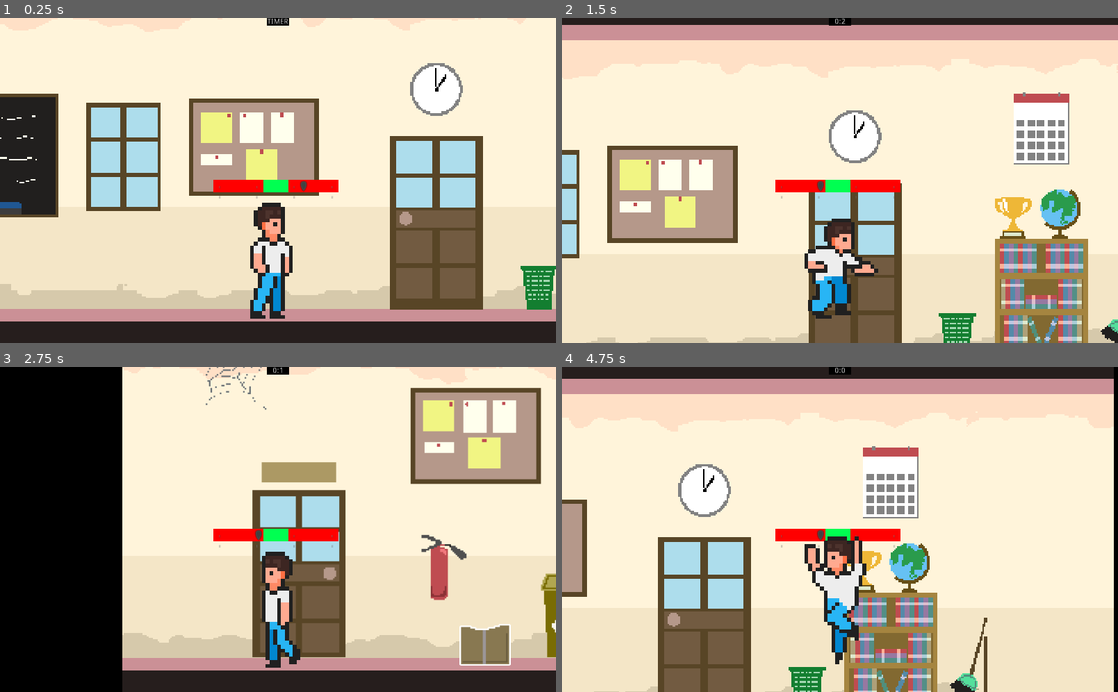
Above: before the commit, frames 1-4 (two rows, left to right).
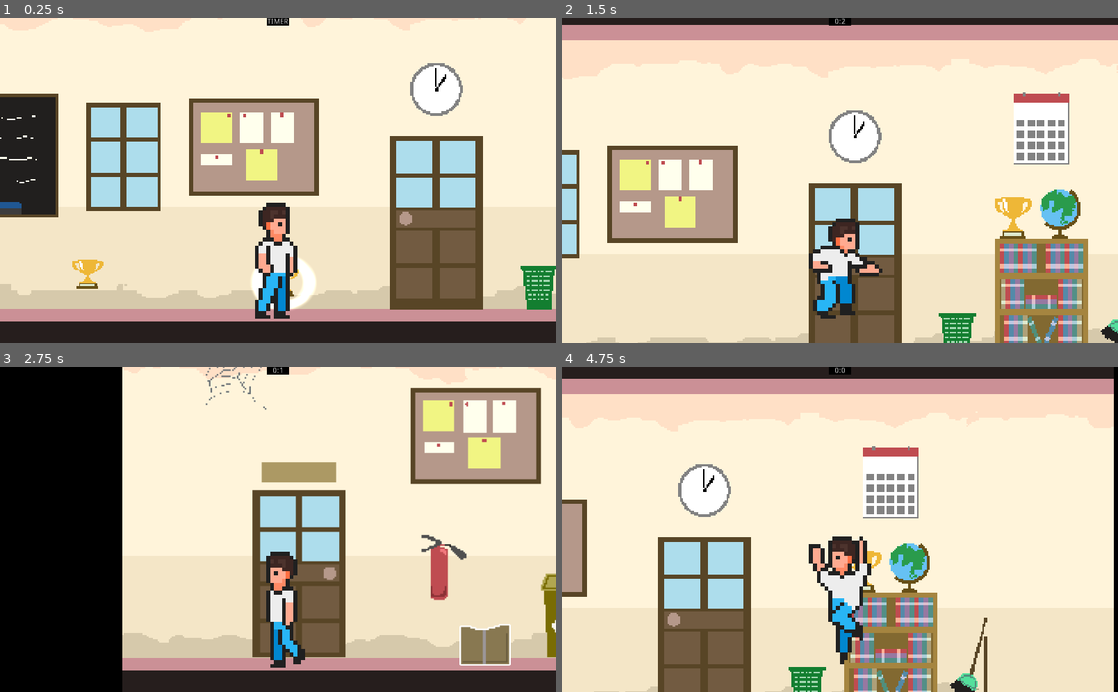
Above: after the commit, the same moments.

Repository: beyondchan28/GGJMakeMeLaugh
Game: Godot game, scene res://Scenes/World.tscn
Two runs of this game, one before a commit and one after it. Both use one fixed random seed, a clock stepped at 60 frames per second and the inputs below. The engine's default icon, where the game draws it, is replaced by a stand-in: a white triangle on a blue panel in a dark square.
Inputs (mouse positions are in pixels of both pictures, inside the frame that each line leads up to):
- Up to frame 1 (0.25 s): no input
- Up to frame 2 (1.5 s): move the mouse to (962, 164) at 0.52 s; hold Space (throw) 0.53-1.28 s; hold D (right) from 0.53 s (still down); tap P (interact) at 0.6 s; click (962, 164) at 0.67 s; tap W (jump) at 0.77 s; move the mouse to (728, 196) at 1.27 s; tap Space (throw) at 1.35 s
- Up to frame 3 (2.75 s): tap W (jump) at 1.52 s; tap P (interact) at 1.55, 2.1 s; move the mouse to (333, 458) at 2.02 s; release D (right) at 2.03 s; hold A (left) from 2.03 s (still down); hold Space (throw) from 2.03 s (still down)
- Up to frame 4 (4.75 s): move the mouse to (812, 594) at 2.77 s; release A (left) at 2.78 s; release Space (throw) at 2.78 s; hold D (right) 2.78-4.28 s; tap Space (throw) at 2.85, 4.35 s; click (812, 594) at 2.92 s; tap W (jump) at 3.02, 3.77, 4.52 s; tap P (interact) at 3.05, 3.6, 4.55 s; move the mouse to (1006, 578) at 3.52 s; hold Space (throw) 3.53-4.28 s; move the mouse to (673, 480) at 4.27 s; hold A (left) from 4.28 s (still down)

The runs differ from the first frame. In frame 1, 3.1% of the frame differs, in the area x 13-61%, y 49-93%; in frame 2, 2.2%; in frame 3, 2.3%; in frame 4, 2.5%.

Commit message:
core gameplay done

Diff:
--- a/Scenes/Classroom.tscn
+++ b/Scenes/Classroom.tscn
@@ -1,10 +1,11 @@
-[gd_scene load_steps=13 format=2]
+[gd_scene load_steps=16 format=2]
 
 [ext_resource path="res://Assets/Environment/pixelated_classroomprops.png" type="Texture" id=1]
 [ext_resource path="res://Scripts/door.gd" type="Script" id=2]
 [ext_resource path="res://Dialogues/player.tres" type="Resource" id=3]
+[ext_resource path="res://Scripts/sit_area.gd" type="Script" id=4]
 [ext_resource path="res://Scripts/dialogue_trigger.gd" type="Script" id=5]
-[ext_resource path="res://icon.png" type="Texture" id=6]
+[ext_resource path="res://Scenes/Pickup.tscn" type="PackedScene" id=6]
 [ext_resource path="res://Assets/Environment/pixelated_background.png" type="Texture" id=7]
 
 [sub_resource type="AtlasTexture" id=1]
@@ -21,10 +22,17 @@
 [sub_resource type="RectangleShape2D" id=5]
 extents = Vector2( 10, 300 )
 
+[sub_resource type="CapsuleShape2D" id=7]
+radius = 18.0
+height = 100.0
+
 [sub_resource type="RectangleShape2D" id=4]
 
 [sub_resource type="RectangleShape2D" id=6]
 extents = Vector2( 50, 150 )
+
+[sub_resource type="RectangleShape2D" id=8]
+extents = Vector2( 20, 20 )
 
 [node name="Classroom" type="Node2D"]
 
@@ -57,12 +65,16 @@
 position = Vector2( 675, -244 )
 shape = SubResource( 5 )
 
-[node name="Enemy" type="Sprite" parent="."]
-position = Vector2( 120, 366 )
-texture = ExtResource( 6 )
+[node name="Enemy" type="Area2D" parent="."]
+position = Vector2( 138, 417 )
+collision_layer = 4
+collision_mask = 4
+
+[node name="CollisionShape2D" type="CollisionShape2D" parent="Enemy"]
+shape = SubResource( 7 )
 
 [node name="Area2D" type="Area2D" parent="."]
-position = Vector2( 184, -168 )
+position = Vector2( 896, -143 )
 collision_layer = 2
 collision_mask = 2
 script = ExtResource( 5 )
@@ -85,3 +97,18 @@
 
 [node name="DoorPos" type="Position2D" parent="Doors/Door"]
 position = Vector2( -6, 153 )
+
+[node name="SitArea" type="Area2D" parent="."]
+position = Vector2( 442, 468 )
+collision_layer = 2
+collision_mask = 2
+script = ExtResource( 4 )
+
+[node name="CollisionShape2D" type="CollisionShape2D" parent="SitArea"]
+shape = SubResource( 8 )
+
+[node name="Pickup" parent="." instance=ExtResource( 6 )]
+position = Vector2( 903, 442 )
+
+[node name="Pickup2" parent="." instance=ExtResource( 6 )]
+position = Vector2( 651, 432 )
--- a/Scenes/Pickup.tscn
+++ b/Scenes/Pickup.tscn
@@ -1,22 +1,28 @@
-[gd_scene load_steps=4 format=2]
+[gd_scene load_steps=6 format=2]
 
 [ext_resource path="res://Scenes/HolyEffect.tscn" type="PackedScene" id=1]
 [ext_resource path="res://icon.png" type="Texture" id=2]
+[ext_resource path="res://Scripts/pickup.gd" type="Script" id=3]
+[ext_resource path="res://Assets/Throw Object/props_class_trophy.png" type="Texture" id=4]
 
 [sub_resource type="RectangleShape2D" id=1]
-extents = Vector2( 50, 50 )
+extents = Vector2( 30, 30 )
 
-[node name="Pickup" type="Area2D"]
-collision_layer = 2
-collision_mask = 2
+[node name="Pickup" type="Area2D" groups=["pickup_obj"]]
+collision_layer = 8
+collision_mask = 8
+script = ExtResource( 3 )
+texture = ExtResource( 4 )
 
 [node name="CollisionShape2D" type="CollisionShape2D" parent="."]
-visible = false
 shape = SubResource( 1 )
 
-[node name="Sprite2" type="Sprite" parent="."]
+[node name="Sprite" type="Sprite" parent="."]
 position = Vector2( 0, 3 )
 scale = Vector2( 0.828125, 0.6875 )
 texture = ExtResource( 2 )
 
 [node name="HolyEffect" parent="." instance=ExtResource( 1 )]
+visible = false
+
+[node name="SFX" type="AudioStreamPlayer2D" parent="."]
--- a/Scenes/Player.tscn
+++ b/Scenes/Player.tscn
@@ -1,8 +1,9 @@
-[gd_scene load_steps=33 format=2]
+[gd_scene load_steps=35 format=2]
 
 [ext_resource path="res://Scripts/player.gd" type="Script" id=1]
 [ext_resource path="res://Scripts/throw_mechanic.gd" type="Script" id=2]
 [ext_resource path="res://Assets/Player/all.png" type="Texture" id=3]
+[ext_resource path="res://Scripts/throw_object_detector.gd" type="Script" id=4]
 [ext_resource path="res://Scripts/timer.gd" type="Script" id=6]
 [ext_resource path="res://RuntimeData/runtime_data.tres" type="Resource" id=7]
 
@@ -135,6 +136,9 @@
 "name": "walk",
 "speed": 10.0
 } ]
+
+[sub_resource type="RectangleShape2D" id=52]
+extents = Vector2( 70, 70 )
 
 [node name="Player" type="KinematicBody2D"]
 collision_layer = 2
@@ -193,9 +197,10 @@
 editor_draw_drag_margin = true
 
 [node name="AnimatedSprite" type="AnimatedSprite" parent="."]
-position = Vector2( -6, -106 )
+position = Vector2( 0, -106 )
 frames = SubResource( 10 )
 animation = "idle"
+frame = 3
 playing = true
 
 [node name="CanvasLayer" type="CanvasLayer" parent="."]
@@ -221,3 +226,12 @@
 margin_right = 40.0
 margin_bottom = 14.0
 color = Color( 0, 0, 0, 1 )
+
+[node name="ThrowObjectDetector" type="Area2D" parent="."]
+collision_layer = 8
+collision_mask = 8
+script = ExtResource( 4 )
+
+[node name="CollisionShape2D" type="CollisionShape2D" parent="ThrowObjectDetector"]
+position = Vector2( 0, -75 )
+shape = SubResource( 52 )
--- a/Scenes/ThrownObject.tscn
+++ b/Scenes/ThrownObject.tscn
@@ -4,7 +4,7 @@
 [ext_resource path="res://icon.png" type="Texture" id=2]
 
 [sub_resource type="RectangleShape2D" id=1]
-extents = Vector2( 50, 10 )
+extents = Vector2( 20, 20 )
 
 [node name="ThrownObject" type="KinematicBody2D"]
 collision_layer = 8
@@ -16,5 +16,4 @@
 
 [node name="Sprite" type="Sprite" parent="."]
 position = Vector2( 0.499999, 0.499999 )
-scale = Vector2( 1.51563, 0.296875 )
 texture = ExtResource( 2 )
--- a/Scripts/door.gd
+++ b/Scripts/door.gd
@@ -14,7 +14,7 @@
 	for body in coll_bodies:
 		if body.name == "Player":
 			if Input.is_action_just_pressed("interact"):
-				print("INTERACT WITH DOOR")
+#				print("INTERACT WITH DOOR")
 				detect_doors()
 
 func detect_doors():
--- /dev/null
+++ b/Scripts/pickup.gd
@@ -0,0 +1,8 @@
+extends Area2D
+
+export(float) var diff_percentage:float = 75.0
+export(Texture) var texture: Texture
+var anger_damage: int = 5
+
+func _ready():
+	$Sprite.set_texture(texture)
--- a/Scripts/player.gd
+++ b/Scripts/player.gd
@@ -10,12 +10,15 @@
 
 var motion = Vector2.ZERO
 
-enum STATES {MOVE, JUMP}
+enum STATES {MOVE, JUMP, SIT}
 var curr_state = STATES.MOVE
+var is_has_throw_obj := false
 
 onready var thrown_obj = preload("res://Scenes/ThrownObject.tscn")
 onready var enemy = self.get_parent().get_node("Classroom/Enemy")
 onready var anim = $AnimatedSprite
+
+var obj_to_throw
 
 export(Resource) var runtime_data = runtime_data as RuntimeData
 
@@ -58,9 +61,19 @@
 		return
 	anim.play(anim_name)
 
+func set_throw_obj(texture: Texture, anger_damage: int ):
+	is_has_throw_obj = true
+	obj_to_throw = thrown_obj.instance()
+	obj_to_throw.damage = anger_damage
+	obj_to_throw.get_node("Sprite").set_texture(texture)
+
 func throw():
-	var obj = thrown_obj.instance()
-	self.get_parent().add_child(obj)
-	obj.position = self.position
-	if enemy:
-		obj.launch(enemy.position)
+	if obj_to_throw != null:
+		self.get_parent().add_child(obj_to_throw)
+		obj_to_throw.position = self.position
+		if enemy:
+			obj_to_throw.launch(enemy.position)
+			is_has_throw_obj = false
+			self.set_physics_process(true)
+	else:
+		print("object_to_throw is null")
--- /dev/null
+++ b/Scripts/sit_area.gd
@@ -0,0 +1,18 @@
+extends Area2D
+
+func _physics_process(delta):
+	var coll_bodies = self.get_overlapping_bodies()
+	for body in coll_bodies:
+		if body.name == "Player" and body.is_has_throw_obj:
+			if Input.is_action_just_pressed("interact"):
+				print("SITDOWN")
+				body.set_physics_process(false)
+				body.get_node("AnimatedSprite").set_flip_h(false)
+				body.play_anim("sit_down")
+				yield(body.anim, "animation_finished")
+				set_slider_enabled(body)
+
+func set_slider_enabled(body):
+	body.get_node("Throw/HSlider").set_visible(true)
+	body.get_node("Throw/HSlider").set_process(true)
+	body.get_node("Throw/HSlider").set_process_input(true)
--- a/Scripts/throw_mechanic.gd
+++ b/Scripts/throw_mechanic.gd
@@ -4,16 +4,26 @@
 var is_stop := false
 var is_on_point := false
 
-export(float) var percentage: float = 80.0
+#export(float) var percentage: float = 80.0
 var bot_bar: float
 var top_bar: float
+
+var default_margin_left :float
+var default_margin_right :float
 
 onready var player = get_parent().get_parent()
 
 func _ready():
+	self_disabled()
 	self.connect("value_changed", self, "track_value")
-	calc_green_hint(percentage)
-	calc_throw_point(percentage)
+	default_margin_left = $GreenBackground.margin_left
+	default_margin_right = $GreenBackground.margin_right
+#	calc_green_hint(percentage)
+#	calc_throw_point(percentage)
+
+func set_calc_diff(percent: float):
+	calc_green_hint(percent)
+	calc_throw_point(percent)
 
 func calc_green_hint(percent: float):
 	var size_factor = percent / 100.0
@@ -22,11 +32,11 @@
 	$GreenBackground.margin_right = -x_len/2.0
 
 func _process(delta):
-	if not is_stop:
-		if not is_max:
-			self.value += self.step
-		else:
-			self.value -= self.step
+#	if not is_stop:
+	if not is_max:
+		self.value += self.step
+	else:
+		self.value -= self.step
 
 func track_value(value: float):
 	if value == self.max_value:
@@ -44,13 +54,25 @@
 	var val_percentage = self.max_value * (percent / 100.0)
 	bot_bar = self.min_value + val_percentage/2.0
 	top_bar = self.max_value - val_percentage/2.0
-#	print("percentage : ", val_percentage)
-#	print("bot_bar : ", bot_bar)
-#	print("top_bar : ", top_bar)
+	print("percentage : ", val_percentage)
+	print("bot_bar : ", bot_bar)
+	print("top_bar : ", top_bar)
 
+
+func reset_margin():
+	$GreenBackground.margin_left = default_margin_left
+	$GreenBackground.margin_right = default_margin_right
+
+
+func self_disabled():
+	self.set_process(false)
+	self.set_visible(false)
+	self.set_process_input(false)
+	reset_margin()
 
 func _input(event):
 	if event.is_action_pressed("throw"):
-		is_stop = true
+#		is_stop = true
 		if is_on_point:
 			player.throw()
+			self_disabled()
--- /dev/null
+++ b/Scripts/throw_object_detector.gd
@@ -0,0 +1,26 @@
+extends Area2D
+
+onready var player = get_parent()
+
+func _ready():
+	self.connect("area_entered", self, "object_detected")
+	self.connect("area_exited", self, "object_undetected")
+
+func _physics_process(delta):
+	var coll_areas = self.get_overlapping_areas()
+	for area in coll_areas:
+		if area.is_in_group("pickup_obj"):
+			if !player.is_has_throw_obj and Input.is_action_just_pressed("interact"):
+				print("happen")
+				player.set_throw_obj(area.texture, area.anger_damage)
+				player.get_node("Throw/HSlider").set_calc_diff(area.diff_percentage)
+				area.queue_free()
+				self.set_physics_process(false)
+
+func object_detected(area):
+	area.get_node("HolyEffect").set_visible(true)
+	self.set_physics_process(true)
+
+func object_undetected(area):
+	area.get_node("HolyEffect").set_visible(false)
+	self.set_physics_process(false)
--- a/Scripts/thrown_object.gd
+++ b/Scripts/thrown_object.gd
@@ -7,6 +7,7 @@
 
 onready var screen_size = get_viewport_rect().size
 
+var damage: int = 0
 
 func _ready():
 	pass
--- a/project.godot
+++ b/project.godot
@@ -43,6 +43,30 @@
 
 common/drop_mouse_on_gui_input_disabled=true
 
+[importer_defaults]
+
+texture={
+"compress/bptc_ldr": 0,
+"compress/hdr_mode": 0,
+"compress/lossy_quality": 0.7,
+"compress/mode": 0,
+"compress/normal_map": 0,
+"detect_3d": false,
+"flags/anisotropic": false,
+"flags/filter": false,
+"flags/mipmaps": false,
+"flags/repeat": 0,
+"flags/srgb": 2,
+"process/HDR_as_SRGB": false,
+"process/fix_alpha_border": true,
+"process/invert_color": false,
+"process/normal_map_invert_y": false,
+"process/premult_alpha": false,
+"size_limit": 0,
+"stream": false,
+"svg/scale": 1.0
+}
+
 [input]
 
 left={
Binary file added: Assets/Environment/pixelated_background_schoolyard.png
Not shown, added: Assets/Environment/pixelated_background_schoolyard.png.import
Binary file added: Assets/Environment/pixelated_schoolyardprops.png
Not shown, added: Assets/Environment/pixelated_schoolyardprops.png.import
Binary file added: Assets/Environment/props_studentchair.png
Not shown, added: Assets/Environment/props_studentchair.png.import
Binary file added: Assets/Player/semua aset karakter utama.png
Not shown, added: Assets/Player/semua aset karakter utama.png.import
Binary file added: Assets/Throw Object/props_class_globe.png
Not shown, added: Assets/Throw Object/props_class_globe.png.import
Binary file added: Assets/Throw Object/props_class_sapu.png
Not shown, added: Assets/Throw Object/props_class_sapu.png.import
(and 26 more such lines)
